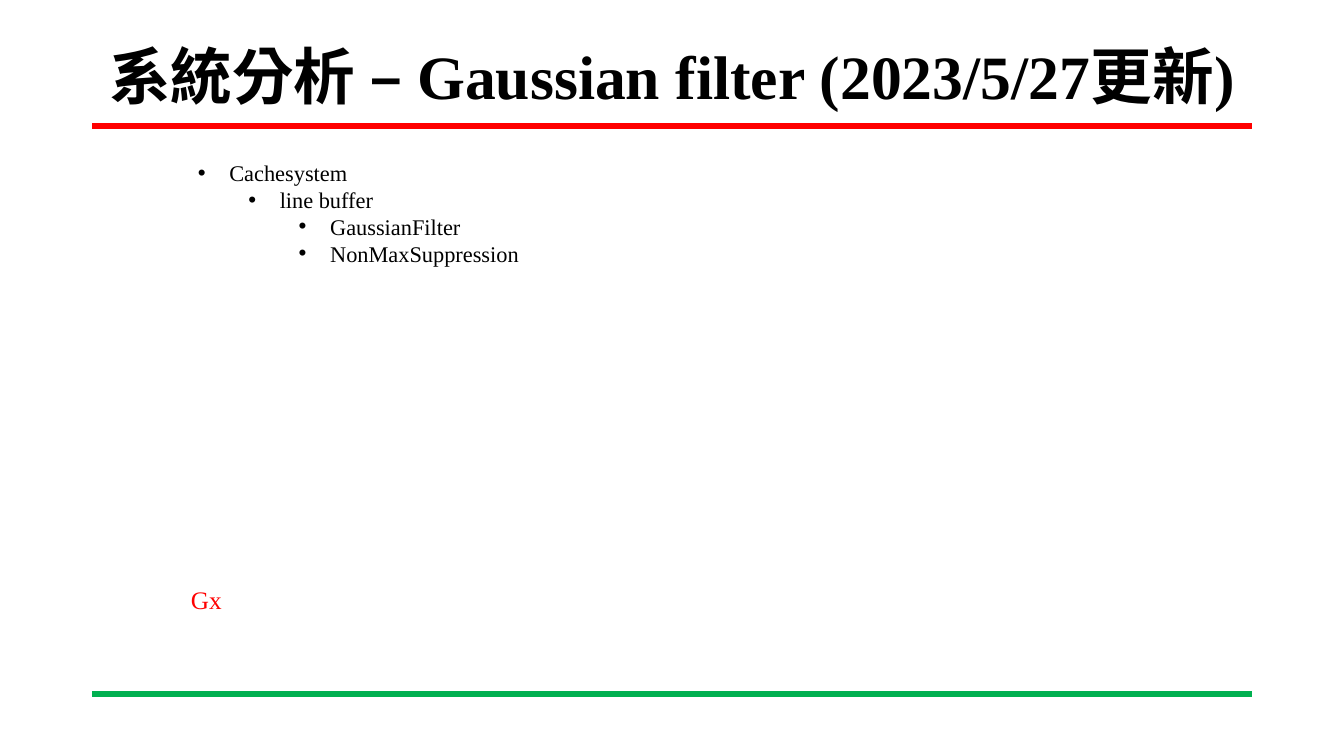
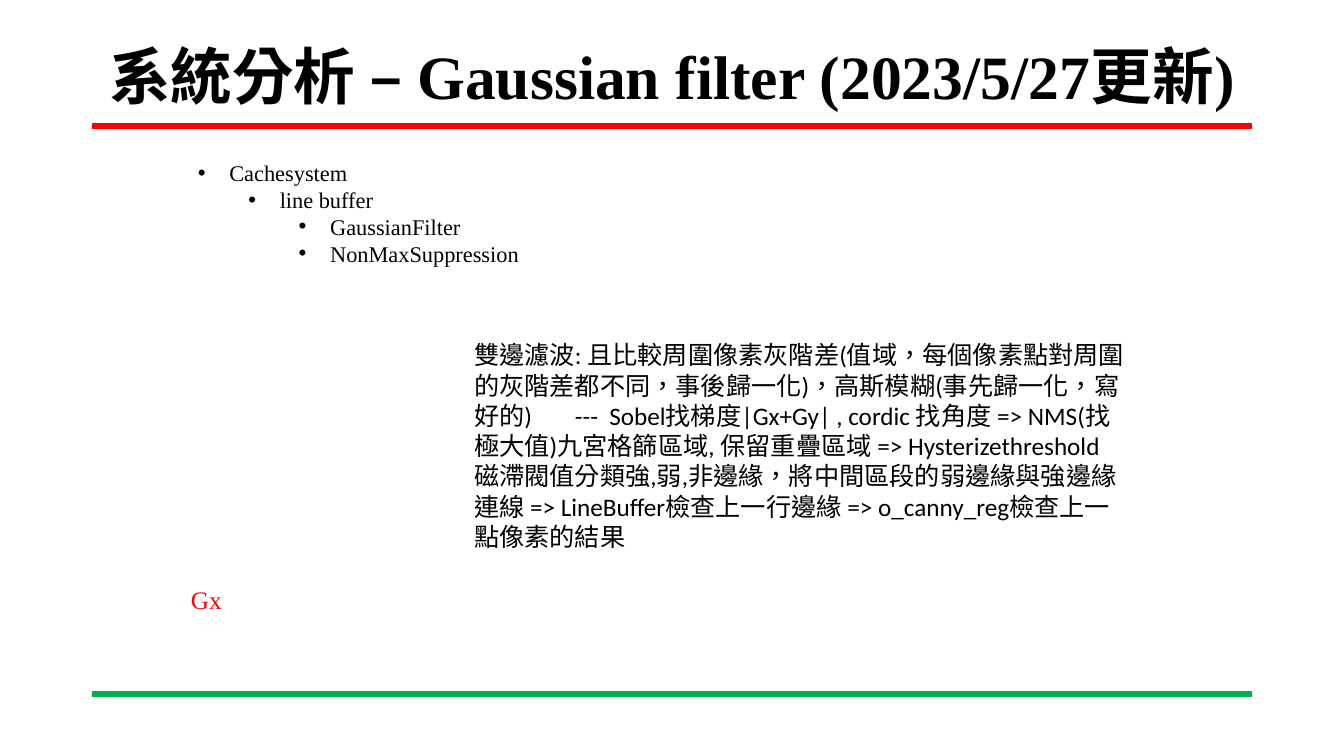
Before and after one commit to ing0331/FPGA, a slide deck: slide 9 of HW8_Canny_BRam/N06-Tutorial/專案進度報告-Canny_VGA-吳東穎-20230607.pptx. Drawn at 1344x756 pixels with LibreOffice and Linux fonts; fonts in the diff are those of the drawing; background and template pictures are left out. Boxes give left, top, right and bottom in pixels: in the first picture for what was removed or moved away, otherwise in the second. Text is boxed around its words. In the diff, an @@ line names an element or a change of style, - is before the commit and + after.

```diff
--- a/HW8_Canny_BRam/N06-Tutorial/專案進度報告-Canny_VGA-吳東穎-20230607.pptx
+++ b/HW8_Canny_BRam/N06-Tutorial/專案進度報告-Canny_VGA-吳東穎-20230607.pptx
@@ text added at (474, 342, 1124, 521), 18 pt, text #000000 @@
+雙邊濾波: 且比較周圍像素灰階差(值域，每個像素點對周圍的灰階差都不同，事後歸一化)，高斯模糊(事先歸一化，寫好的) --- Sobel找梯度|Gx+Gy| , cordic 找角度 => NMS(找極大值)九宮格篩區域, 保留重疊區域 => Hysterizethreshold 磁滯閥值分類強,弱,非邊緣，將中間區段的弱邊緣與強邊緣連線 => LineBuffer檢查上一行邊緣 => o_canny_reg檢查上一點像素的結果
```
Also in this commit, not shown: 1 slide added.
